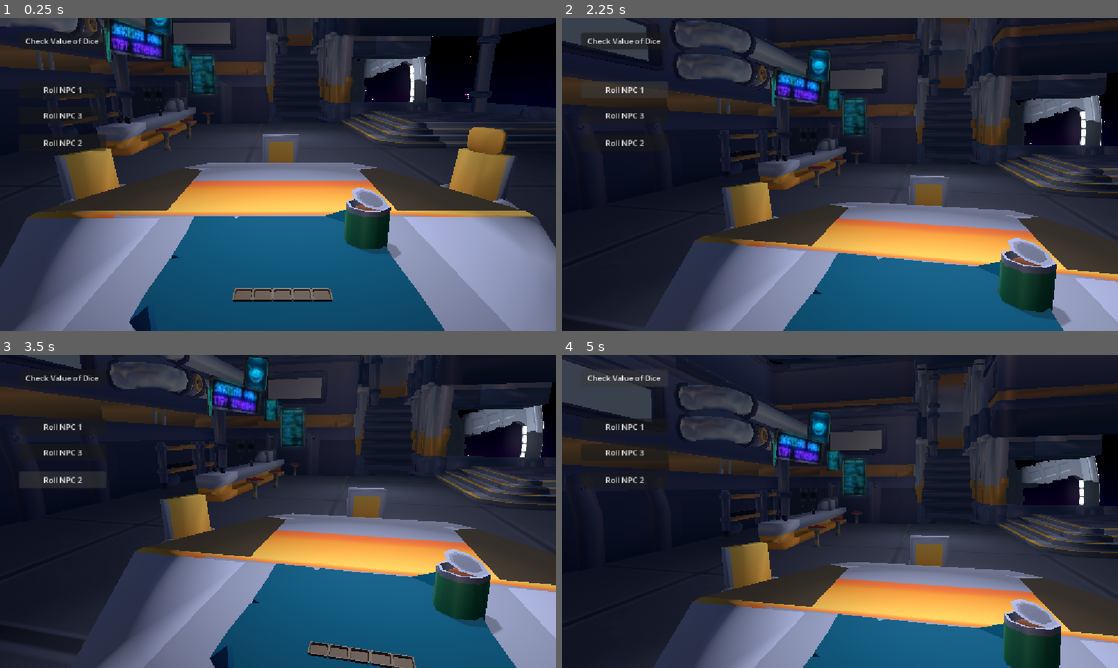
Above: before the commit, frames 1-4 (two rows, left to right).
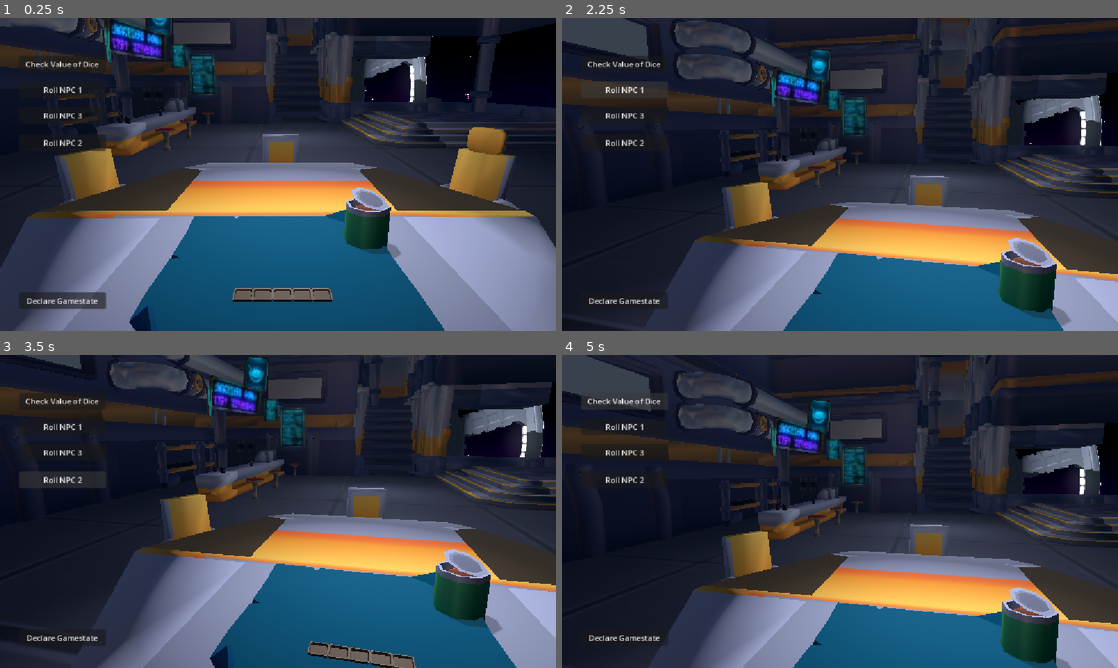
Above: after the commit, the same moments.

Repository: broskiiiadactyl/dice_game
Game: Godot game, scene res://Main.tscn
Same seed, same stepped clock (60 frames per second), same inputs: the game is played once before the commit and once after it.
Inputs (mouse positions are in pixels of both pictures, inside the frame that each line leads up to):
- Up to frame 1 (0.25 s): no input
- Up to frame 2 (2.25 s): click "Check Value of Dice" at 0.5 s; click (623, 299) at 1.25 s, where only the run after the commit has a clickable "Declare Gamestate"; click "Roll NPC 1" at 2 s
- Up to frame 3 (3.5 s): click "Roll NPC 2" at 2.75 s
- Up to frame 4 (5 s): click "Roll NPC 3" at 3.5 s; click "Check Value of Dice" at 4.25 s

The runs differ from the first frame. In frame 1, 1.1% of the frame differs, in the area x 3-20%, y 4-93%; in frame 2, 1.0%; in frame 3, 0.6%; in frame 4, 30%, in the area x 0-100%, y 0-100%.

Commit message:
added declare gamestate buttons

Diff:
--- a/Main.tscn
+++ b/Main.tscn
@@ -9,7 +9,7 @@
 [ext_resource type="PackedScene" uid="uid://flx3ui8q2vt8" path="res://Assets/Environment/Scenes/space_station.tscn" id="6_3dxm6"]
 [ext_resource type="PackedScene" uid="uid://bgbcvblyeperi" path="res://Assets/Tables/Scenes/playmat.tscn" id="7_03owx"]
 [ext_resource type="Script" uid="uid://bufpjyasx4wsp" path="res://Scripts/debug_control.gd" id="8_trn2v"]
-[ext_resource type="Script" uid="uid://dtwcuioakae7f" path="res://public_informationon.gd" id="10_wkp8b"]
+[ext_resource type="Script" uid="uid://dtwcuioakae7f" path="res://Scripts/public_informationon.gd" id="10_wkp8b"]
 
 [sub_resource type="PanoramaSkyMaterial" id="PanoramaSkyMaterial_lgr22"]
 panorama = ExtResource("2_3dxm6")
@@ -221,9 +221,9 @@
 anchor_right = 1.0
 anchor_bottom = 1.0
 offset_left = 40.0
-offset_top = 30.0
-offset_right = -933.0
-offset_bottom = -583.0
+offset_top = 78.0
+offset_right = -933.0
+offset_bottom = -535.0
 grow_horizontal = 2
 grow_vertical = 2
 text = "Check Value of Dice"
@@ -267,6 +267,19 @@
 grow_vertical = 2
 text = "Roll NPC 3"
 
+[node name="declare_gamestate" type="Button" parent="DebugControl" unique_id=336421051]
+layout_mode = 1
+anchors_preset = 15
+anchor_right = 1.0
+anchor_bottom = 1.0
+offset_left = 40.0
+offset_top = 568.0
+offset_right = -933.0
+offset_bottom = -45.0
+grow_horizontal = 2
+grow_vertical = 2
+text = "Declare Gamestate"
+
 [node name="PublicInformation" type="Node" parent="." unique_id=1716966828]
 unique_name_in_owner = true
 script = ExtResource("10_wkp8b")
--- a/Scripts/debug_control.gd
+++ b/Scripts/debug_control.gd
@@ -4,16 +4,18 @@
 @onready var roll_npc1 : Button = $roll_npc1
 @onready var roll_npc2 : Button = $roll_npc2
 @onready var roll_npc3 : Button = $roll_npc3
+@onready var declare_gamestate : Button = $declare_gamestate
 
 func _ready() -> void:
 	chkval_btn.pressed.connect(_check_value)
 	roll_npc1.pressed.connect(_roll_npc1_dice)
 	roll_npc2.pressed.connect(_roll_npc2_dice)
 	roll_npc3.pressed.connect(_roll_npc3_dice)
+	declare_gamestate.pressed.connect(_declare_gamestate)
 	pass
 
 func _check_value():
-	print('this is a test!')
+	%PublicInformation.check_player_value()
 
 func _roll_npc1_dice():
 	%PublicInformation.determine_npc_dice("npc1")
@@ -23,3 +25,6 @@
 
 func _roll_npc3_dice():
 	%PublicInformation.determine_npc_dice("npc3")
+
+func _declare_gamestate():
+	%PublicInformation.declare_game_state()
--- a/public_informationon.gd
+++ b/Scripts/public_informationon.gd
@@ -26,11 +26,11 @@
 		push_error("Error: set_dice was called in player_die but no value was passed through.")
 
 	results_dict[target].append(dice_value)
+	#dict[key].clear() to remove values from an array
+	#print( str(dice_value)+" adds to "+target+"'s result dictionary")
+	#print( target+"'s hand is now : "+str(results_dict[target]) )
 
-	# dict[key].clear() to remove values from an array
-	#print( str(dice_value)+" adds to "+target+"'s result dictionary")
-	print( target+"'s hand is now : "+str(results_dict[target]) )
-
+#note: potentially shift bids to a dictionary revolving around npcs
 func set_last_quantity(current):
 	last_quantity = current
 
@@ -57,3 +57,7 @@
 	for dice in range(handsize_dict[npc]):
 		roll = randi_range(1,6)
 		set_dice_value(roll, npc)
+
+func check_player_value():
+	#%d1.check_value().set_dice_value
+	pass
Renamed: public_informationon.gd.uid -> Scripts/public_informationon.gd.uid
